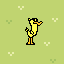
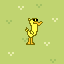
Revision of a layered 64 x 64 image; what changed, layer by layer:
added layer "Pasted Layer copy" above "Pasted Layer" over [22, 38, 28, 42]
added layer "Pasted Layer" above "floor.xpm copy" over [36, 4, 42, 8]
painted on "player.xpm" over [25, 18, 43, 45]
